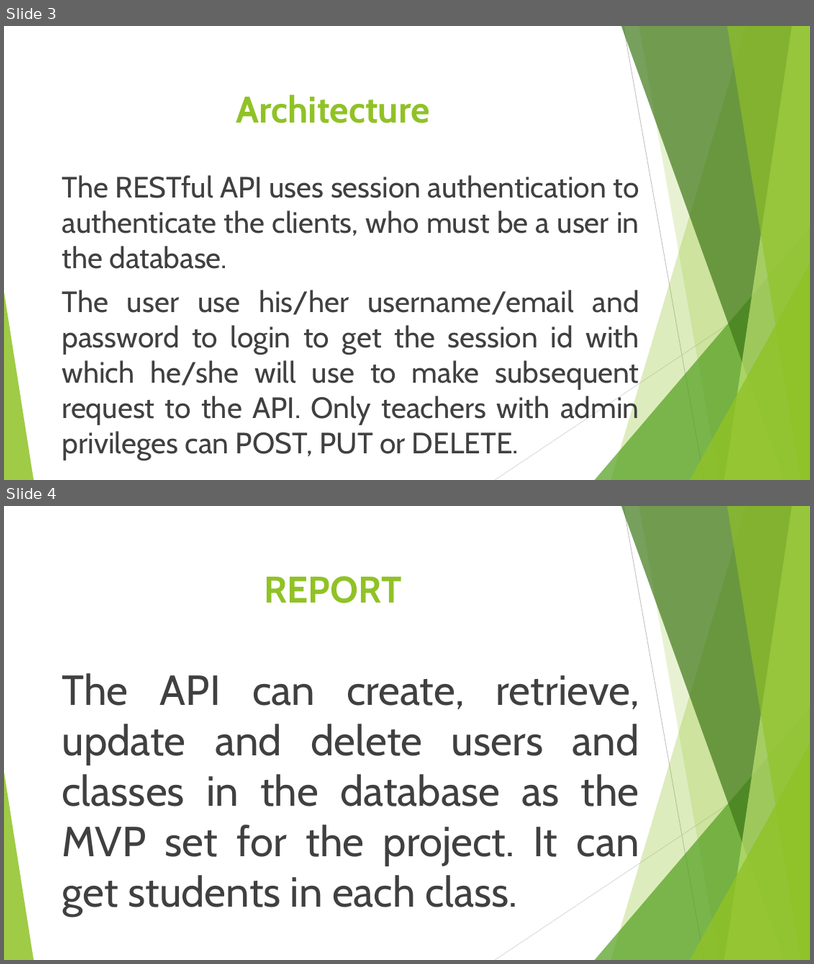
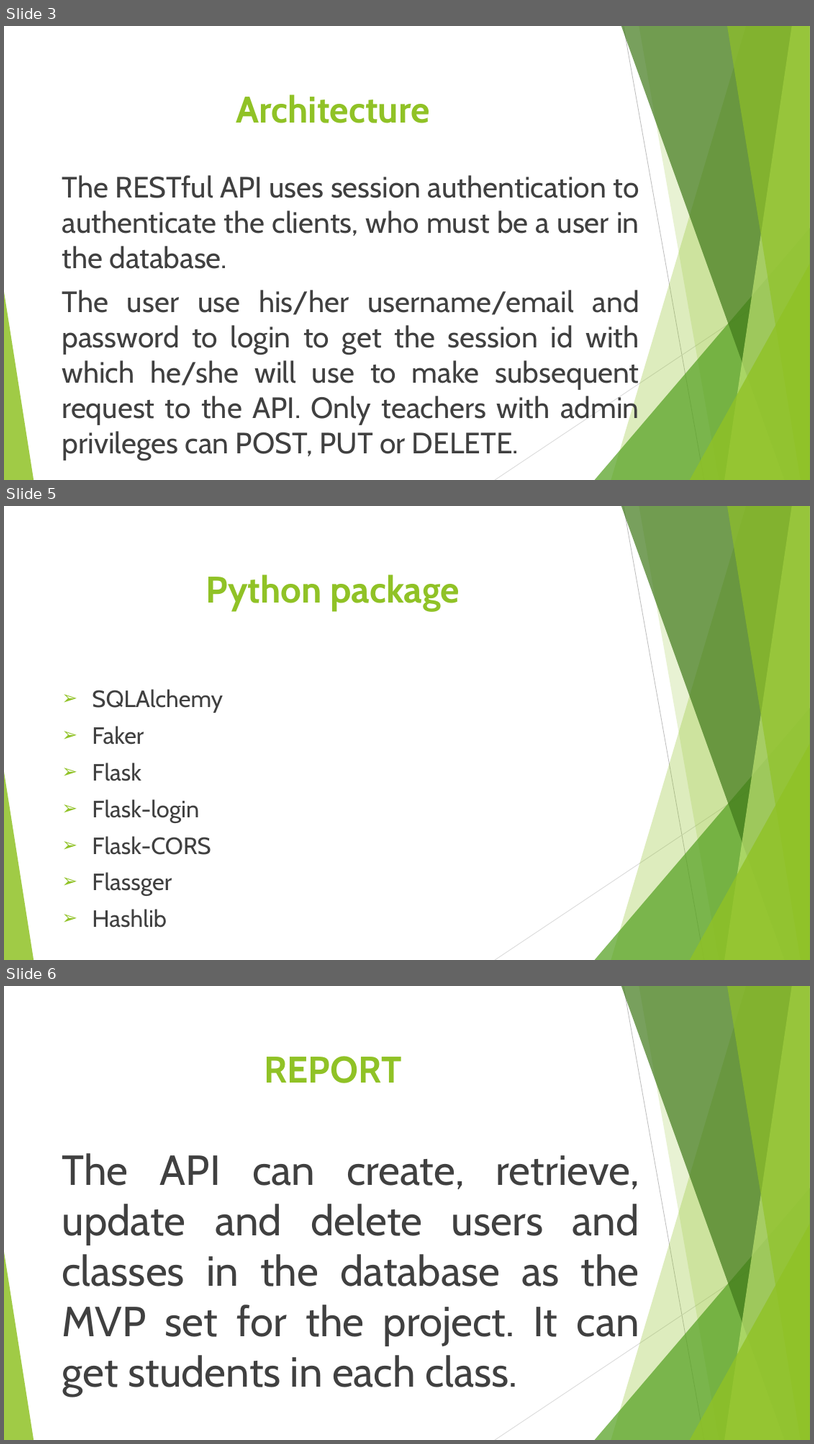
Before and after one commit to Solayof/school-management-system, a slide deck: presentation.pptx. Shown one above the other, each under a label of ours: slides 3 and 4 before the commit, slides 3, 5 and 6 after it; the slides between them are not shown. The pictures are 814x964 and 814x1444 pixels, drawn with LibreOffice and Linux fonts; fonts in the diff are those of the drawing. Boxes give left, top, right and bottom in pixels: in the first picture for what was removed or moved away, otherwise in the second. Text is boxed around its words. In the diff, an @@ line names an element or a change of style, - is before the commit and + after.

```diff
--- a/presentation.pptx
+++ b/presentation.pptx
@@ slide 5 added at box(4, 506, 810, 960), background #FFFFFF; not listed: 10 template elements that a slide beside it also shows @@
@@ title added at box(206, 574, 460, 610), 44 pt, text #90C226, bold @@
+Python package
@@ text added at box(92, 689, 223, 927), 28 pt, text #404040 @@
+➢ SQLAlchemy
+➢ Faker
+➢ Flask
+➢ Flask-login
+➢ Flask-CORS
+➢ Flassger
+➢ Hashlib
@@ what was slide 4 is now slide 6 @@
```
Also in this commit, not shown: 1 slide changed, 1 other slide added.
